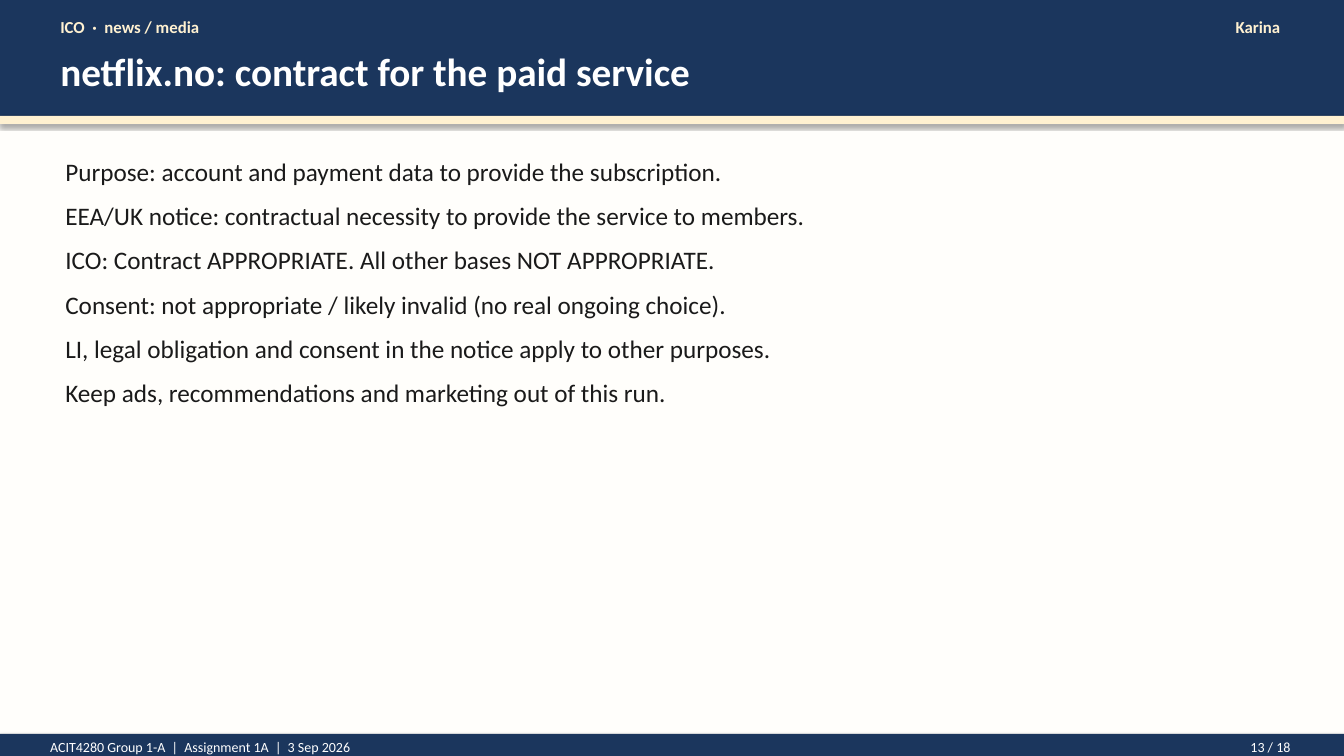
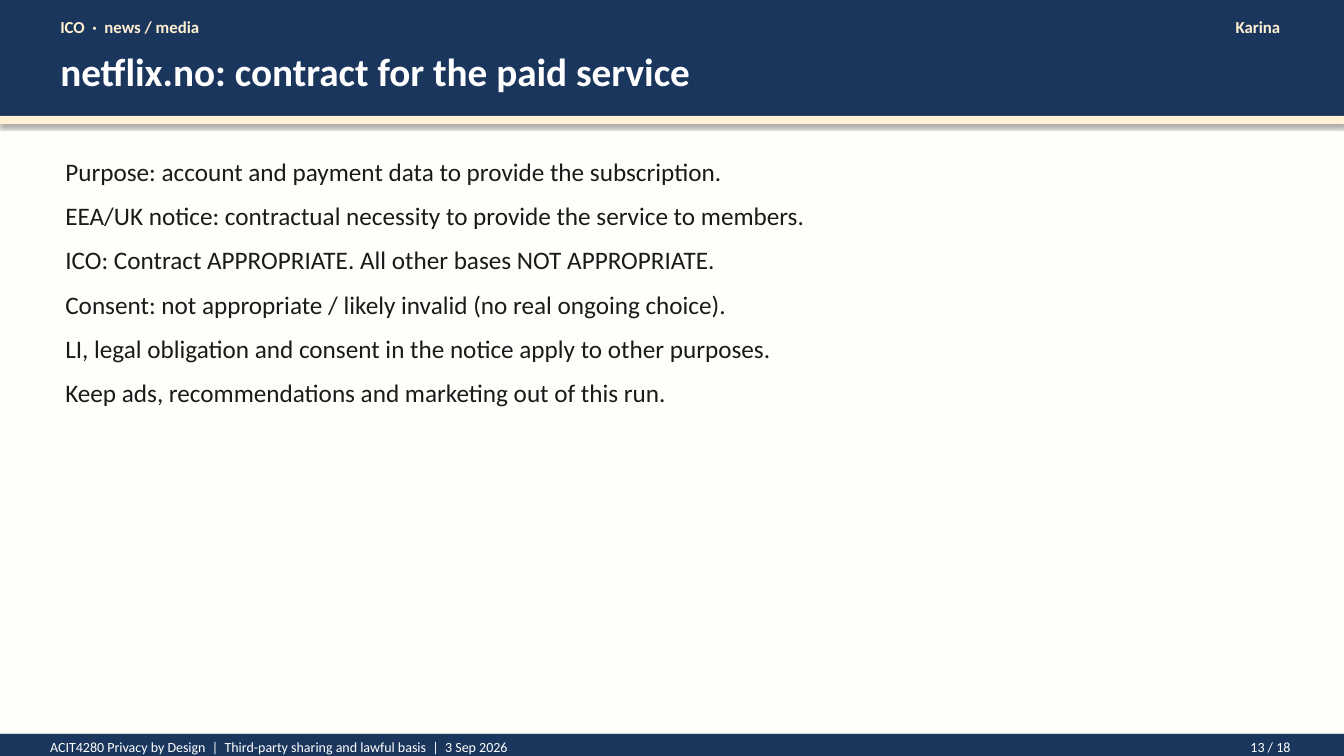
Before and after one commit to kasa031/Bacheloroppgave, a slide deck: slide 13 of ACIT4280_1A_presentation.pptx. Drawn at 1344x756 pixels with LibreOffice and Linux fonts; fonts in the diff are those of the drawing. Boxes give left, top, right and bottom in pixels: in the first picture for what was removed or moved away, otherwise in the second. Text is boxed around its words. In the diff, an @@ line names an element or a change of style, - is before the commit and + after.

```diff
--- a/ACIT4280_1A_presentation.pptx
+++ b/ACIT4280_1A_presentation.pptx
@@ text at (x1=50, y1=742, x2=507, y2=755): text changed @@
-ACIT4280 Group 1-A | Assignment 1A | 3 Sep 2026
+ACIT4280 Privacy by Design | Third-party sharing and lawful basis | 3 Sep 2026
```
Also in this commit, not shown: 17 other slides changed, 13 other files.
